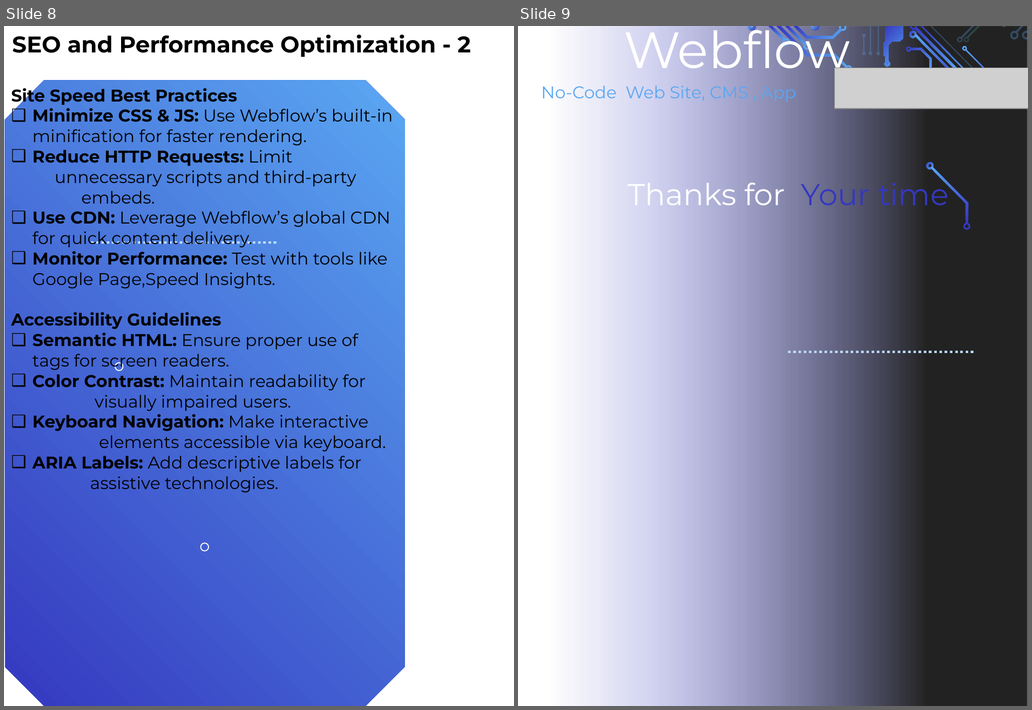
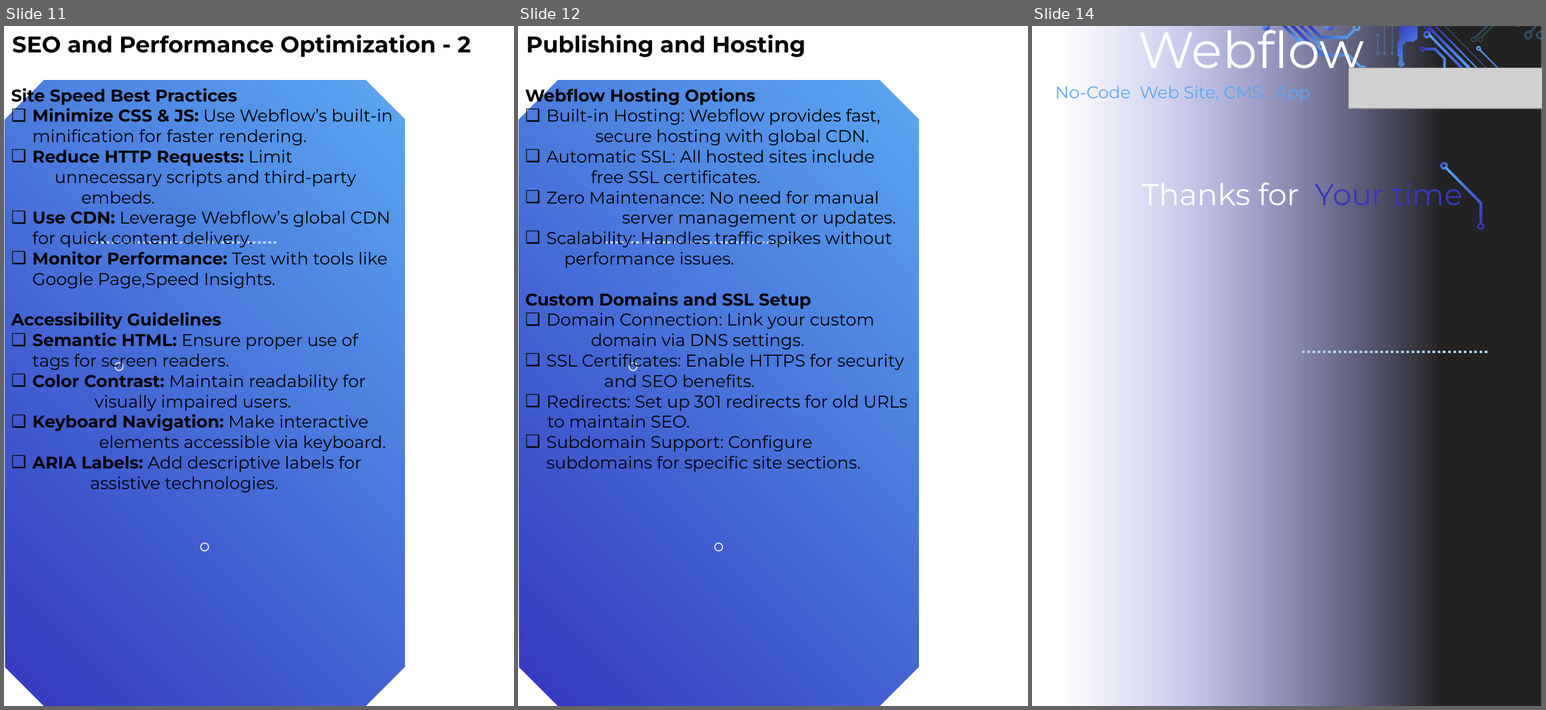
Before and after one commit to ShahzadSarwar10/LOW-CODE-NO-CODE-B-1, a slide deck: Webflow/Week0/WebFlow-WebSite-CMS-App-Platform-Rev1.pptx. Shown side by side, each under a label of ours: slides 8 and 9 before the commit, slides 11, 12 and 14 after it; the slides between them are not shown. The pictures are 1032x710 and 1546x710 pixels, drawn with LibreOffice and Linux fonts; fonts in the diff are those of the drawing; grey boxes stand for pictures; background and template pictures are left out. Boxes give left, top, right and bottom in pixels: in the first picture for what was removed or moved away, otherwise in the second. Text is boxed around its words. In the diff, an @@ line names an element or a change of style, - is before the commit and + after.

Commit message:
Webflow - fix - updates

```diff
--- a/Webflow/Week0/WebFlow-WebSite-CMS-App-Platform-Rev1.pptx
+++ b/Webflow/Week0/WebFlow-WebSite-CMS-App-Platform-Rev1.pptx
@@ slide 12 added at (518, 26, 1028, 706), background picture (left out) @@
@@ rectangle added at (518, 26, 1028, 706), fill gradient #FFFFFF @@
@@ text added at (526, 35, 806, 57), 24 pt, text #000000, bold @@
+Publishing and Hosting
@@ octagon added at (519, 81, 919, 706), fill gradient #5AA7F2 to #3538BF @@
@@ text added at (525, 85, 908, 472), 18 pt, text #000000 @@
+Webflow Hosting Options
+❑ Built-in Hosting: Webflow provides fast, secure hosting with global CDN.
+❑ Automatic SSL: All hosted sites include free SSL certificates.
+❑ Zero Maintenance: No need for manual server management or updates.
+❑ Scalability: Handles traffic spikes without performance issues.
+Custom Domains and SSL Setup
+❑ Domain Connection: Link your custom domain via DNS settings.
+❑ SSL Certificates: Enable HTTPS for security and SEO benefits.
+❑ Redirects: Set up 301 redirects for old URLs
+to maintain SEO.
+❑ Subdomain Support: Configure subdomains for specific site sections.
@@ group added at (605, 241, 790, 244): 36 rectangles @@
@@ ellipse added at (629, 363, 637, 371), outline #FFFFFF 1 pt @@
@@ ellipse added at (715, 543, 723, 551), outline #FFFFFF 1 pt @@
@@ what was slide 8 is now slide 11 @@
@@ what was slide 9 is now slide 14 @@
```
Also in this commit, not shown: 2 slides changed, 4 other slides added, 3 other files.
